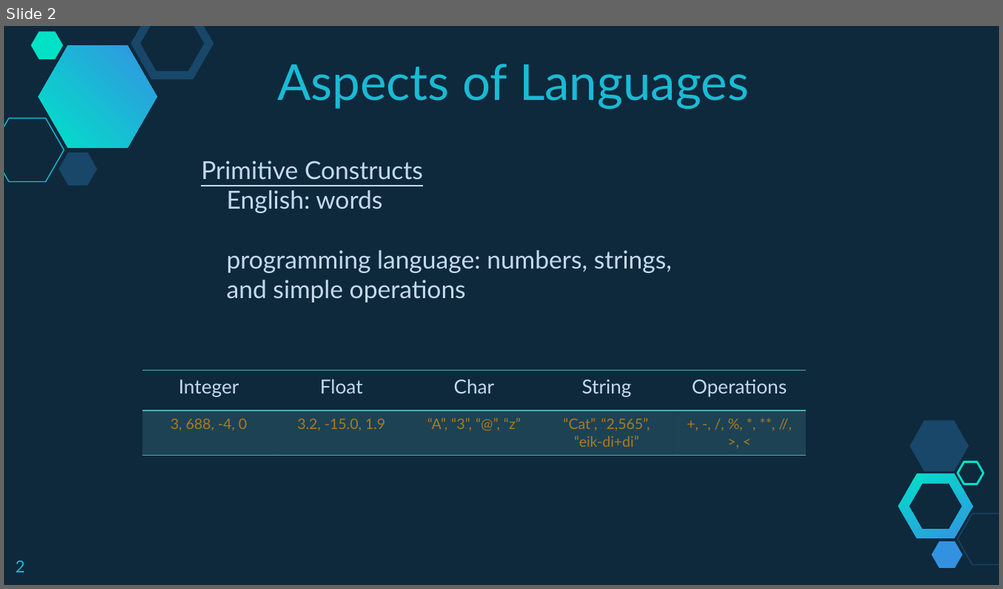
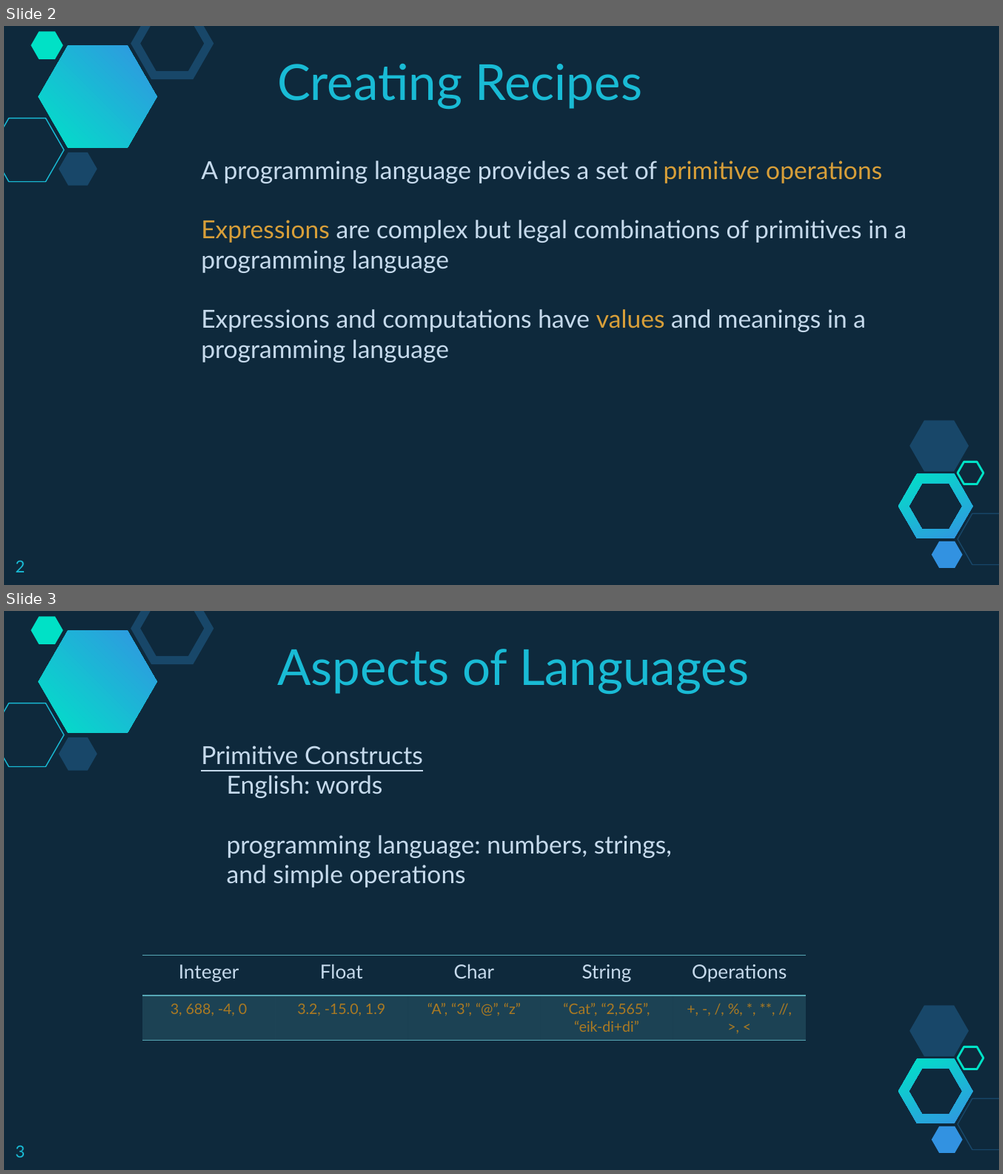
Before and after one commit to branhoff/python_class_101, a slide deck: lecture_slides/1_Python Lesson 1 - Aspects of Language.pptx. Shown one above the other, each under a label of ours: slide 2 before the commit, slides 2 and 3 after it. The pictures are 1003x589 and 1003x1174 pixels, drawn with LibreOffice and Linux fonts; fonts in the diff are those of the drawing. Boxes give left, top, right and bottom in pixels: in the first picture for what was removed or moved away, otherwise in the second. Text is boxed around its words. In the diff, an @@ line names an element or a change of style, - is before the commit and + after.

```diff
--- a/lecture_slides/1_Python Lesson 1 - Aspects of Language.pptx
+++ b/lecture_slides/1_Python Lesson 1 - Aspects of Language.pptx
@@ slide 2 added at box(4, 26, 999, 585), background #0E293C; not listed: 10 template elements that a slide beside it also shows @@
@@ text added at box(277, 64, 642, 109), 36 pt, text #19BBD5 @@
+Creating Recipes
@@ text added at box(201, 161, 907, 363), 18 pt, text #C6DAEC @@
+A programming language provides a set of primitive operations
+Expressions are complex but legal combinations of primitives in a programming language
+Expressions and computations have values and meanings in a programming language
@@ page number added at box(15, 561, 25, 573), 12 pt, text #19BBD5 @@
+2
@@ what was slide 2 is now slide 3 @@
@@ page number at box(15, 1146, 25, 1158): text changed @@
-2
+3
```
Also in this commit, not shown: 1 slide changed, 1 other slide added, 2 other files.
